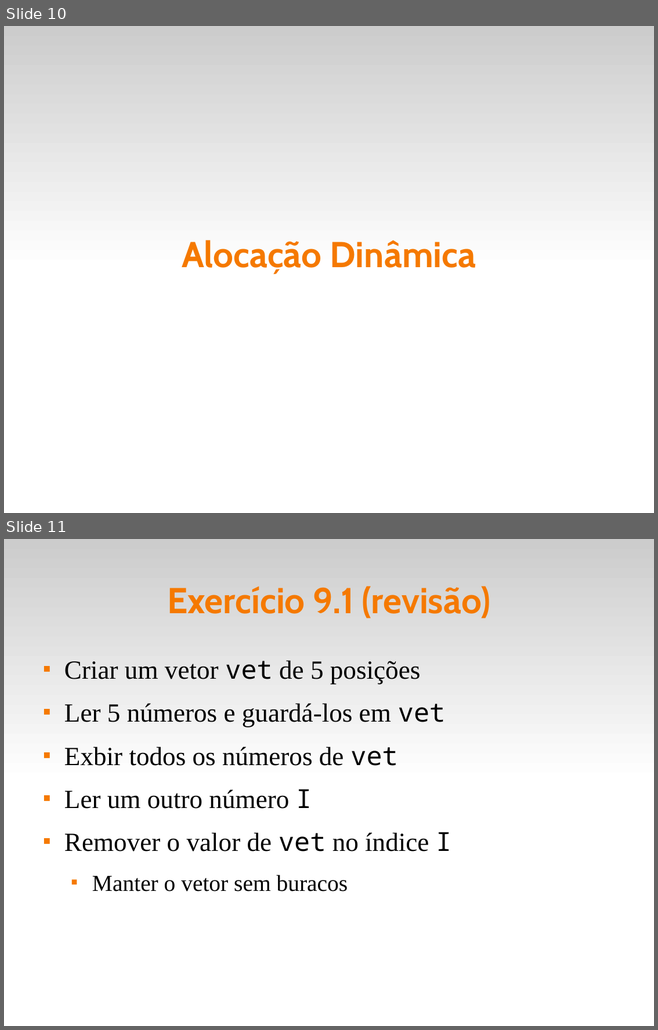
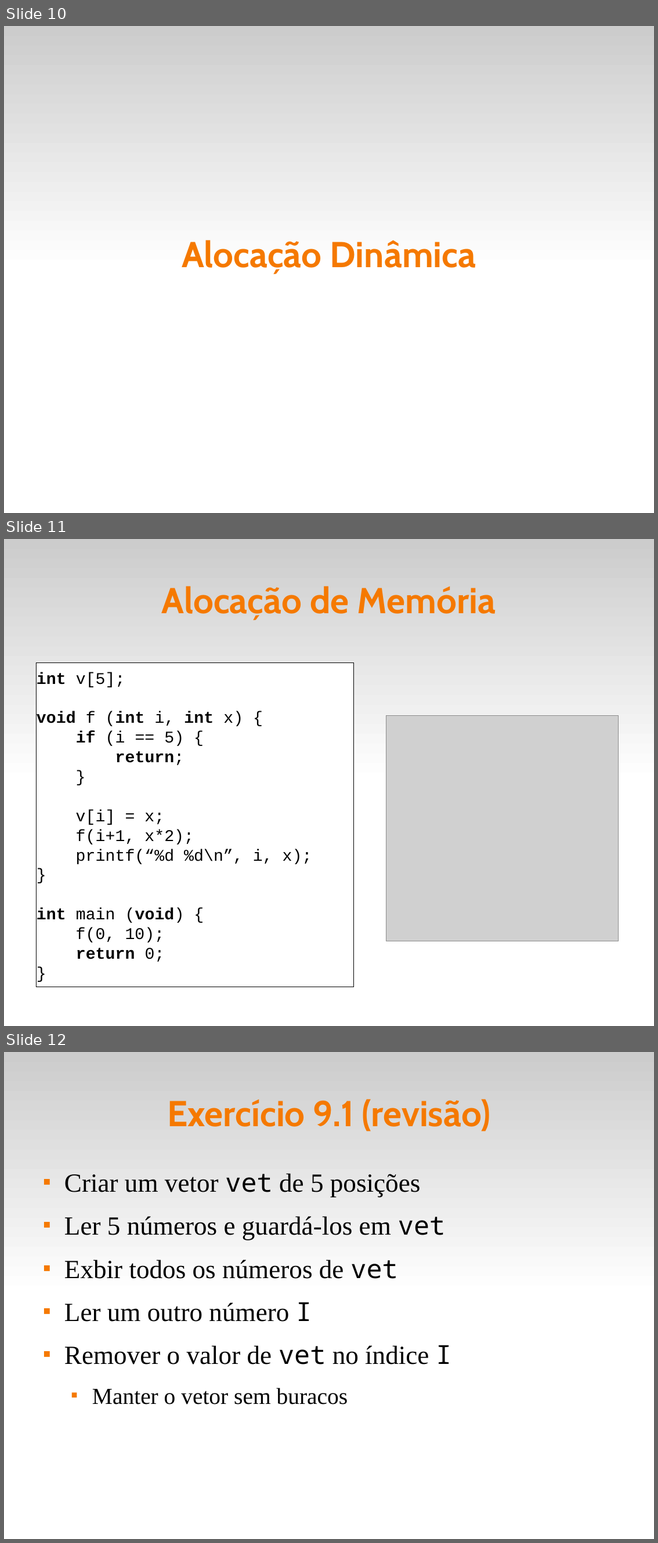
Before and after one commit to fsantanna-uerj/LP1, a slide deck: Slides/lp1-09-listas.odp. Shown one above the other, each under a label of ours: slides 10 and 11 before the commit, slides 10, 11 and 12 after it. The pictures are 658x1030 and 658x1543 pixels, drawn with LibreOffice and Linux fonts; fonts in the diff are those of the drawing; grey boxes stand for pictures. Boxes give left, top, right and bottom in pixels: in the first picture for what was removed or moved away, otherwise in the second. Text is boxed around its words. In the diff, an @@ line names an element or a change of style, - is before the commit and + after.

```diff
--- a/Slides/lp1-09-listas.odp
+++ b/Slides/lp1-09-listas.odp
@@ slide 11 added at <box>4,539,654,1026</box>, background #FFFFFF; not listed: 1 template element that a slide beside it also shows @@
@@ title added at <box>162,586,496,620</box>, 44 pt, text #F57900, bold @@
+Alocação de Memória
@@ rectangle added at <box>36,663,354,987</box>, fill #FFFFFF, outline #000000 0 pt, 20 pt, text #000000 @@
+int v[5];
+void f (int i, int x) {
+if (i == 5) {
+return;
+}
+v[i] = x;
+f(i+1, x*2);
+printf(“%d %d\n”, i, x);
+}
+int main (void) {
+f(0, 10);
+return 0;
+}
@@ picture added at <box>386,716,618,942</box> @@
@@ what was slide 11 is now slide 12 @@
```
Also in this commit, not shown: 2 slides changed, 1 other slide added, 2 other files.
